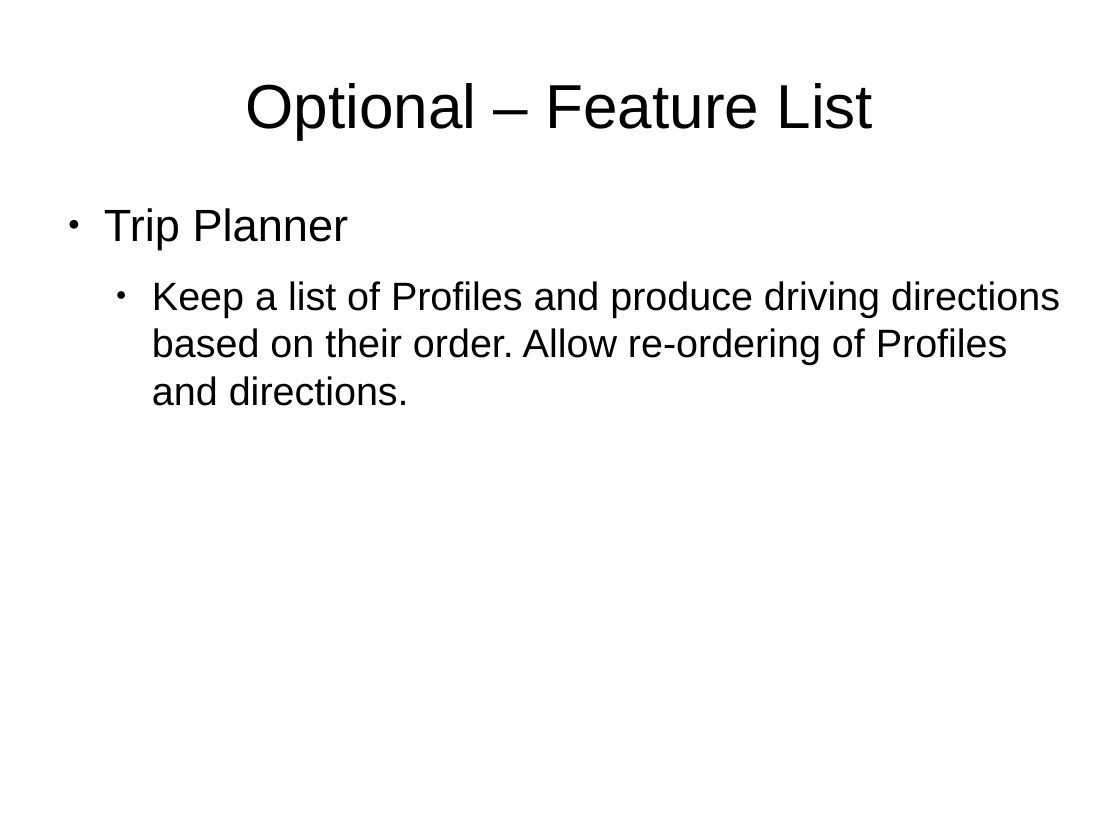
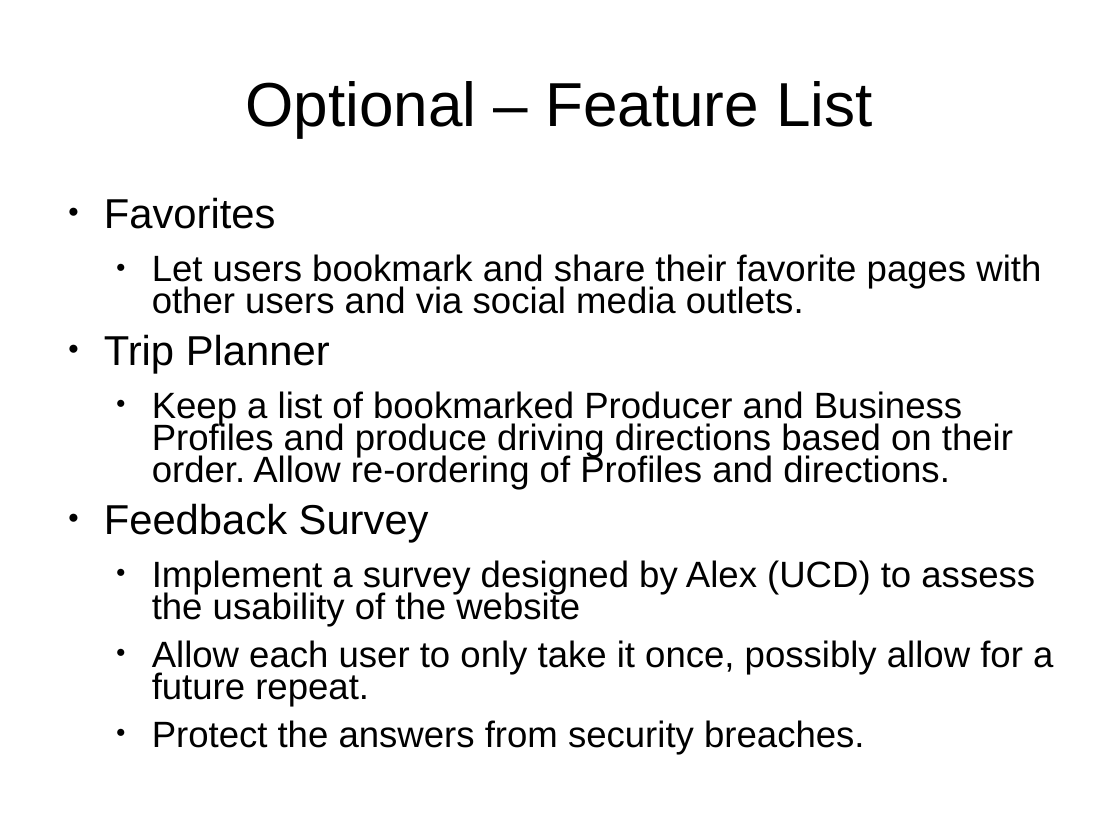
Before and after one commit to wildintellect/OSGeoLive-analysis, a slide deck: slide 9 of AgGuide/websitespecs.odp (slide 4 before the commit). Drawn at 1120x840 pixels with LibreOffice and Linux fonts; fonts in the diff are those of the drawing. Boxes give left, top, right and bottom in pixels: in the first picture for what was removed or moved away, otherwise in the second. Text is boxed around its words. In the diff, an @@ line names an element or a change of style, - is before the commit and + after.

```diff
--- a/AgGuide/websitespecs.odp
+++ b/AgGuide/websitespecs.odp
@@ title "Optional – Feature List" at <box>245,81,873,137</box>: line spacing 1 to 0.93 @@
@@ text "Favorites" at <box>104,197,1053,755</box>: size 32 to 29.6 pt in "Trip Planner"; line spacing 1 to 0.73 @@
@@ text at <box>104,197,1041,314</box>: paragraphs added @@
+● Favorites
+  ● Let users bookmark and share their favorite pages with other users and via social media outlets.
@@ text at <box>104,391,1053,755</box>: text changed; size 28 to 25.9 pt @@
-  ● Keep a list of Profiles and produce driving directions based on their order. Allow re-ordering of Profiles and directions.
+  ● Keep a list of bookmarked Producer and Business Profiles and produce driving directions based on their order. Allow re-ordering of Profiles and directions.
+● Feedback Survey
+  ● Implement a survey designed by Alex (UCD) to assess the usability of the website
+  ● Allow each user to only take it once, possibly allow for a future repeat.
+  ● Protect the answers from security breaches.
```
Also in this commit, not shown: 3 other slides changed, 6 slides added.
